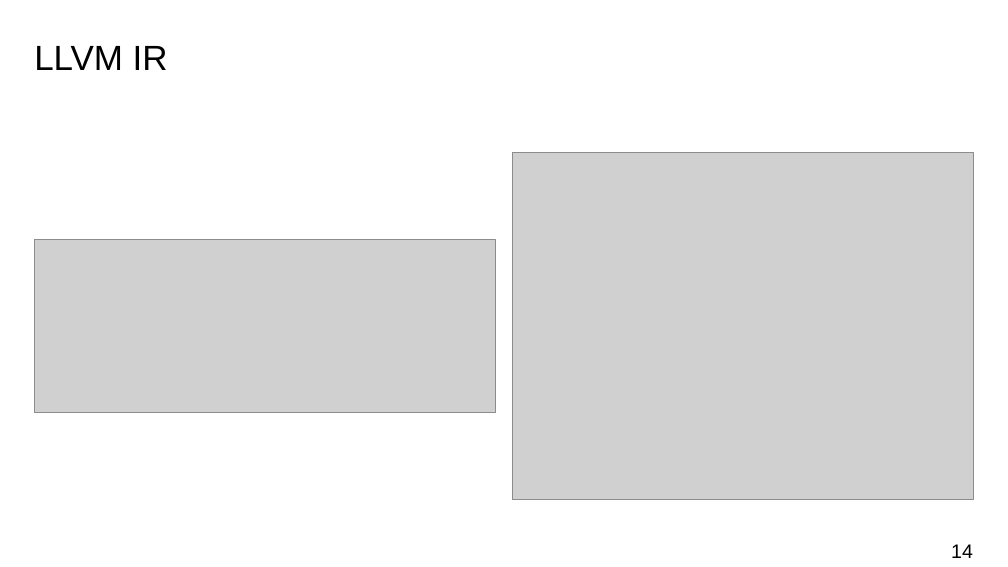
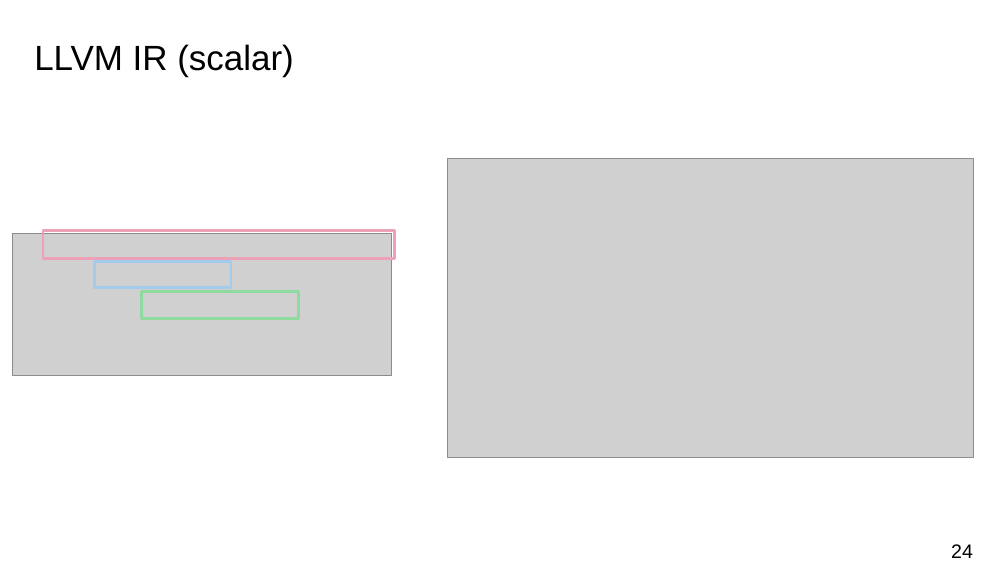
Before and after one commit to atalantus/seminar-llvm-vplan, a slide deck: slide 24 of presentation/vplan-presentation.pptx (slide 14 before the commit). Drawn at 1008x567 pixels with LibreOffice and Linux fonts; fonts in the diff are those of the drawing; grey boxes stand for pictures; background and template pictures are left out. Boxes give left, top, right and bottom in pixels: in the first picture for what was removed or moved away, otherwise in the second. Text is boxed around its words. In the diff, an @@ line names an element or a change of style, - is before the commit and + after.

```diff
--- a/presentation/vplan-presentation.pptx
+++ b/presentation/vplan-presentation.pptx
@@ title at [34,44,294,76]: text changed @@
-LLVM IR
+LLVM IR (scalar)
@@ picture: place and size @@
-picture at [512,152,973,500]
+picture at [448,158,974,458]
@@ picture: place and size @@
-picture at [34,240,495,413]
+picture at [12,234,391,376]
@@ rectangle added at [43,230,395,258], outline #EDA1B6 2 pt @@
@@ rectangle added at [95,261,231,287], outline #A1CCED 2 pt @@
@@ rectangle added at [142,291,298,319], outline #8FDA9F 2 pt @@
@@ page number at [951,544,973,558]: text changed @@
-14
+24
```
Also in this commit, not shown: 13 other slides changed, 21 slides added, 1 slide removed.
